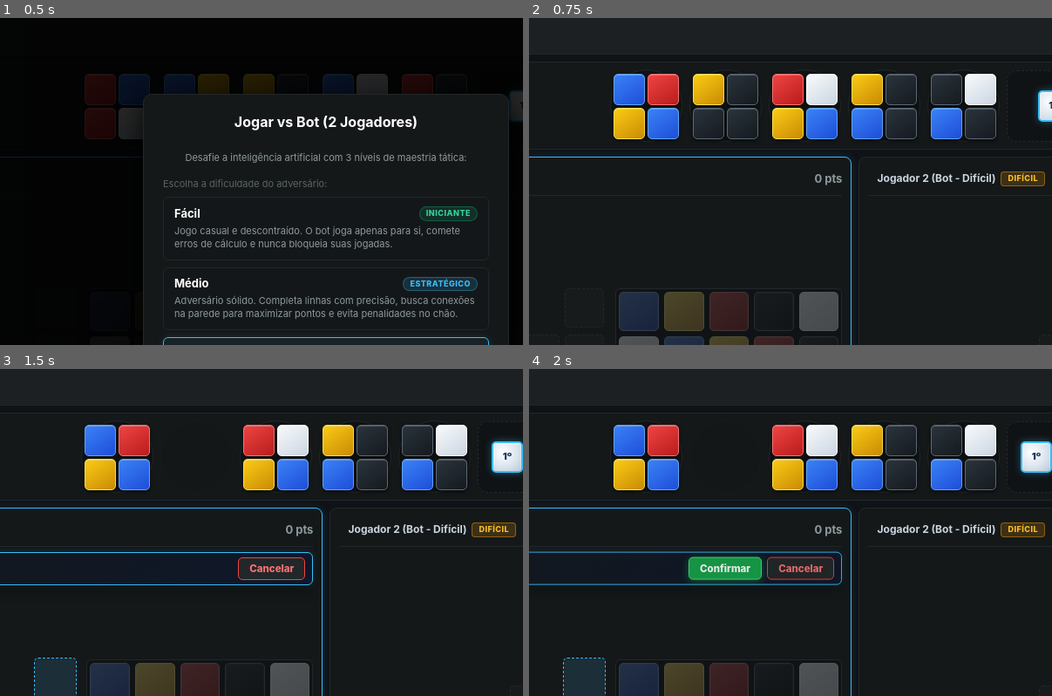
Above: before the commit, frames 1-4 (two rows, left to right).
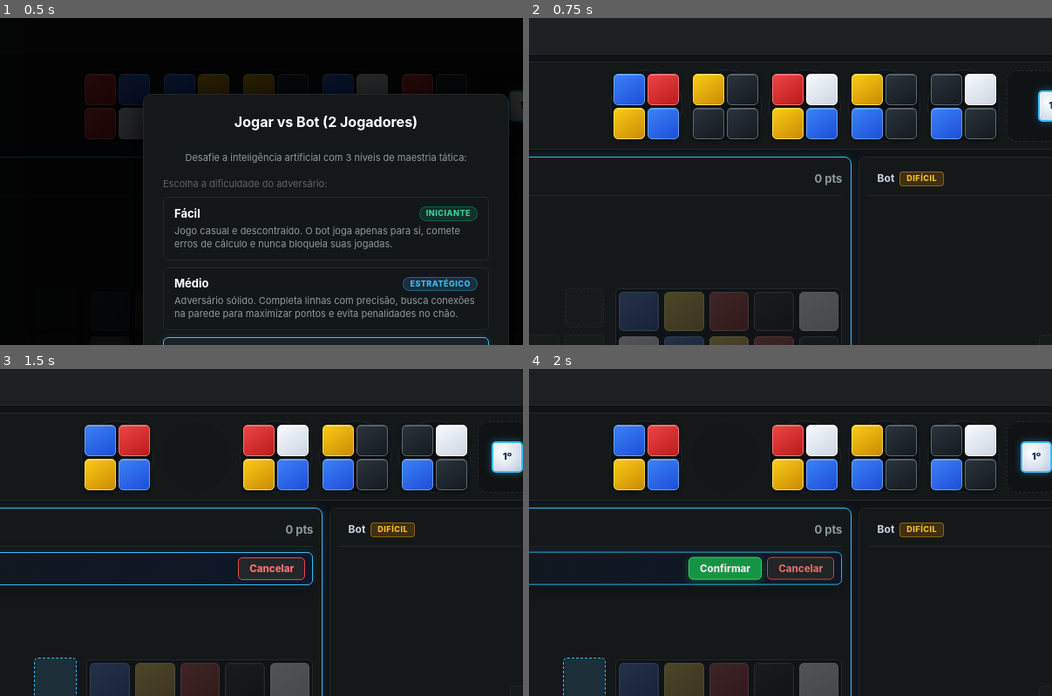
Above: after the commit, the same moments.

Repository: diogopereiraasp/tiles_game
Game: browser game, page index.html
Two runs of this game, one before a commit and one after it. Both use one fixed random seed, a clock stepped at 60 frames per second and the inputs below.
Inputs (mouse positions are % of the whole screen's width and height, from its top left):
- Up to frame 1 (0.5 s): click "Jogar vs Bot (2 Jogadores)" at 0.27 s
- Up to frame 2 (0.75 s): click "Iniciar Partida vs Bot" at 0.52 s
- Up to frame 3 (1.5 s): click (36, 16) at 1.27 s
- Up to frame 4 (2 s): click (18, 69) at 1.87 s
The pictures show only the part of the screen within x 19-69%, y 0-50%; the shares and areas given below are measured in that part.

Frame 1 is identical in both runs. In frame 2, 1.0% of the frame differs, in the area x 66-99%, y 46-52%; in frame 3, 1.0%; in frame 4, 1.0%.

Commit message:
feat: add local storage persistence for player names

Diff:
--- a/index.html
+++ b/index.html
@@ -1320,7 +1320,8 @@
     </div>
 
     <div class="header-ctrls">
-      <button id="chatHeaderBtn" class="btn-toggle" onclick="toggleChatWindow()" style="display: none; align-items: center; gap: 6px; position: relative;" title="Abrir Chat da Partida">
+      <button id="chatHeaderBtn" class="btn-toggle" onclick="toggleChatWindow()"
+        style="display: none; align-items: center; gap: 6px; position: relative;" title="Abrir Chat da Partida">
         <span>💬 Chat</span>
         <span id="chatHeaderBadge" class="chat-badge" style="display: none;">0</span>
       </button>
@@ -1446,7 +1447,8 @@
         Desafie a inteligência artificial com 3 níveis de maestria tática:
       </p>
 
-      <div style="font-size: 11px; color: var(--text-mid); margin-bottom: 8px;">Escolha a dificuldade do adversário:</div>
+      <div style="font-size: 11px; color: var(--text-mid); margin-bottom: 8px;">Escolha a dificuldade do adversário:
+      </div>
       <div class="bot-diff-cards" style="display: flex; flex-direction: column; gap: 8px; margin-bottom: 16px;">
         <!-- Fácil -->
         <div class="bot-diff-card" id="botDiffCard_easy" onclick="selectBotDifficulty('easy')">
@@ -1455,7 +1457,8 @@
             <span class="bot-diff-tag tag-easy">Iniciante</span>
           </div>
           <div class="bot-diff-desc">
-            Jogo casual e descontraído. O bot joga apenas para si, comete erros de cálculo e nunca bloqueia suas jogadas.
+            Jogo casual e descontraído. O bot joga apenas para si, comete erros de cálculo e nunca bloqueia suas
+            jogadas.
           </div>
         </div>
 
@@ -1466,7 +1469,8 @@
             <span class="bot-diff-tag tag-medium">Estratégico</span>
           </div>
           <div class="bot-diff-desc">
-            Adversário sólido. Completa linhas com precisão, busca conexões na parede para maximizar pontos e evita penalidades no chão.
+            Adversário sólido. Completa linhas com precisão, busca conexões na parede para maximizar pontos e evita
+            penalidades no chão.
           </div>
         </div>
 
@@ -1477,14 +1481,17 @@
             <span class="bot-diff-tag tag-hard">Mestre WSBG</span>
           </div>
           <div class="bot-diff-desc">
-            Baseado no campeão mundial Luca Allaria: joga pelo Delta Líquido (seus pontos + pontos negados), monta o cluster central 3x3, manipula a paridade para te despejar penalidades de chão e busca a iniciativa da próxima rodada.
+            Baseado no campeão mundial Luca Allaria: joga pelo Delta Líquido (seus pontos + pontos negados), monta o
+            cluster central 3x3, manipula a paridade para te despejar penalidades de chão e busca a iniciativa da
+            próxima rodada.
           </div>
         </div>
       </div>
 
       <div style="margin-bottom: 16px;">
         <div style="font-size: 11px; color: var(--text-mid); margin-bottom: 4px;">Seu Nome de Jogador:</div>
-        <input type="text" id="botPlayerNameInput" class="modal-name-input" placeholder="Seu nome no jogo" maxlength="15" value="Jogador 1">
+        <input type="text" id="botPlayerNameInput" class="modal-name-input" placeholder="Seu nome no jogo"
+          maxlength="15" value="Jogador 1">
       </div>
 
       <button class="btn-toggle btn-online"
@@ -1554,7 +1561,8 @@
   </div>
 
   <!-- Botão Flutuante e Janela do Chat Online (Exclusivo para partidas online) -->
-  <button id="chatFloatingBtn" class="chat-floating-btn" onclick="toggleChatWindow()" title="Abrir Chat da Partida" style="display: none;">
+  <button id="chatFloatingBtn" class="chat-floating-btn" onclick="toggleChatWindow()" title="Abrir Chat da Partida"
+    style="display: none;">
     💬
     <span id="chatFloatingBadge" class="chat-badge" style="display: none;">0</span>
   </button>
@@ -1573,9 +1581,11 @@
       <div class="chat-system-msg">Chat online conectado. Converse com os jogadores durante a partida!</div>
     </div>
     <form id="chatForm" class="chat-input-row" onsubmit="event.preventDefault(); sendChatMessage();">
-      <input type="text" id="chatInput" class="chat-input" placeholder="Digite uma mensagem..." maxlength="140" autocomplete="off">
+      <input type="text" id="chatInput" class="chat-input" placeholder="Digite uma mensagem..." maxlength="140"
+        autocomplete="off">
       <button type="submit" class="chat-send-btn" title="Enviar mensagem">
-        <svg width="14" height="14" viewBox="0 0 24 24" fill="none" stroke="currentColor" stroke-width="2.5" stroke-linecap="round" stroke-linejoin="round">
+        <svg width="14" height="14" viewBox="0 0 24 24" fill="none" stroke="currentColor" stroke-width="2.5"
+          stroke-linecap="round" stroke-linejoin="round">
           <line x1="22" y1="2" x2="11" y2="13"></line>
           <polygon points="22 2 15 22 11 13 2 9 22 2"></polygon>
         </svg>
@@ -1825,7 +1835,81 @@
 
     let selectedLocalCount = 2;
 
+    // Persistência de nomes dos jogadores no LocalStorage
+    function loadSavedPlayerNames() {
+      try {
+        const p1 = localStorage.getItem('azul_name_local_1');
+        const p2 = localStorage.getItem('azul_name_local_2');
+        const p3 = localStorage.getItem('azul_name_local_3');
+        const p4 = localStorage.getItem('azul_name_local_4');
+        const botP = localStorage.getItem('azul_name_bot');
+        const onlineP = localStorage.getItem('azul_name_online');
+
+        const elP1 = document.getElementById('localNameP1');
+        const elP2 = document.getElementById('localNameP2');
+        const elP3 = document.getElementById('localNameP3');
+        const elP4 = document.getElementById('localNameP4');
+        const elBot = document.getElementById('botPlayerNameInput');
+        const elOnline = document.getElementById('onlineMyNameInput');
+
+        if (elP1 && p1) elP1.value = p1;
+        if (elP2 && p2) elP2.value = p2;
+        if (elP3 && p3) elP3.value = p3;
+        if (elP4 && p4) elP4.value = p4;
+
+        if (elBot) {
+          if (botP) elBot.value = botP;
+          else if (p1) elBot.value = p1;
+        }
+
+        if (elOnline) {
+          if (onlineP) elOnline.value = onlineP;
+          else if (p1) elOnline.value = p1;
+        }
+      } catch (e) {
+        console.warn('Erro ao carregar nomes do storage:', e);
+      }
+    }
+
+    function savePlayerNamesToStorage() {
+      try {
+        const elP1 = document.getElementById('localNameP1');
+        const elP2 = document.getElementById('localNameP2');
+        const elP3 = document.getElementById('localNameP3');
+        const elP4 = document.getElementById('localNameP4');
+        const elBot = document.getElementById('botPlayerNameInput');
+        const elOnline = document.getElementById('onlineMyNameInput');
+
+        if (elP1 && elP1.value.trim()) localStorage.setItem('azul_name_local_1', elP1.value.trim());
+        if (elP2 && elP2.value.trim()) localStorage.setItem('azul_name_local_2', elP2.value.trim());
+        if (elP3 && elP3.value.trim()) localStorage.setItem('azul_name_local_3', elP3.value.trim());
+        if (elP4 && elP4.value.trim()) localStorage.setItem('azul_name_local_4', elP4.value.trim());
+        if (elBot && elBot.value.trim()) localStorage.setItem('azul_name_bot', elBot.value.trim());
+        if (elOnline && elOnline.value.trim()) localStorage.setItem('azul_name_online', elOnline.value.trim());
+      } catch (e) {
+        console.warn('Erro ao salvar nomes no storage:', e);
+      }
+    }
+
+    function setupPlayerNameStorageListeners() {
+      const ids = ['localNameP1', 'localNameP2', 'localNameP3', 'localNameP4', 'botPlayerNameInput', 'onlineMyNameInput'];
+      ids.forEach(id => {
+        const el = document.getElementById(id);
+        if (el) {
+          el.removeEventListener('input', savePlayerNamesToStorage);
+          el.removeEventListener('change', savePlayerNamesToStorage);
+          el.addEventListener('input', savePlayerNamesToStorage);
+          el.addEventListener('change', savePlayerNamesToStorage);
+        }
+      });
+    }
+
+    // Executa imediatamente para preencher inputs se o DOM já estiver pronto
+    loadSavedPlayerNames();
+    setupPlayerNameStorageListeners();
+
     function openLocalModal() {
+      loadSavedPlayerNames();
       document.getElementById('mainMenuModal').style.display = 'none';
       const modal = document.getElementById('localModal');
       if (modal) modal.style.display = 'flex';
@@ -1853,6 +1937,7 @@
     }
 
     function startConfiguredLocalGame() {
+      savePlayerNamesToStorage();
       const modal = document.getElementById('localModal');
       if (modal) modal.style.display = 'none';
       const names = [];
@@ -1871,6 +1956,7 @@
     }
 
     function openBotModal() {
+      loadSavedPlayerNames();
       document.getElementById('mainMenuModal').style.display = 'none';
       const modal = document.getElementById('botModal');
       if (modal) {
@@ -1897,6 +1983,7 @@
     }
 
     function startConfiguredBotGame() {
+      savePlayerNamesToStorage();
       const input = document.getElementById('botPlayerNameInput');
       const p1Name = (input && input.value.trim()) ? input.value.trim() : 'Jogador 1';
       const modal = document.getElementById('botModal');
@@ -1917,7 +2004,7 @@
       updateChatVisibility();
       const diffLabel = getBotDifficultyLabel(botDifficulty);
       updateP2PBadge('offline', `vs Bot (${diffLabel})`);
-      initGame([p1Name, `Jogador 2 (Bot - ${diffLabel})`]);
+      initGame([p1Name, 'Bot']);
       saveSessionToStorage();
     }
 
@@ -1984,6 +2071,7 @@
     }
 
     function p2pCreateRoom() {
+      savePlayerNamesToStorage();
       const roomInfo = document.getElementById('hostRoomInfo');
       const roomCodeEl = document.getElementById('myRoomCode');
       roomCodeEl.textContent = '----';
@@ -2107,6 +2195,7 @@
     }
 
     function p2pJoinRoom() {
+      savePlayerNamesToStorage();
       let code = document.getElementById('roomCodeInput').value.trim();
       if (!code) {
         alert('Digite o código de 4 dígitos da sala.');
@@ -2413,6 +2502,7 @@
     }
 
     function openMultiplayerModal() {
+      loadSavedPlayerNames();
       document.getElementById('mainMenuModal').style.display = 'none';
       document.getElementById('multiplayerModal').style.display = 'flex';
     }
@@ -2623,7 +2713,7 @@
         broadcastP2P({ type: 'SYNC_STATE', state: getFullGameState() });
       } else if (isBotMode) {
         const p1Name = (players && players[0] && players[0].name) ? players[0].name : 'Jogador 1';
-        initGame([p1Name, `Jogador 2 (Bot - ${getBotDifficultyLabel(botDifficulty)})`]);
+        initGame([p1Name, 'Bot']);
       } else {
         const names = players ? players.map(p => p.name) : null;
         initGame(names);
@@ -2688,8 +2778,8 @@
 
       players = [];
       for (let i = 0; i < playerCount; i++) {
-        let pName = (names && names[i]) ? names[i] : `Jogador ${i + 1}`;
-        if (isBotMode && i === 1) pName = (names && names[1]) ? names[1] : `Jogador 2 (Bot - ${getBotDifficultyLabel(botDifficulty)})`;
+        let pName = (names && names[i]) ? names[i] : (localStorage.getItem(`azul_name_local_${i + 1}`) || `Jogador ${i + 1}`);
+        if (isBotMode && i === 1) pName = 'Bot';
         players.push({
           id: i,
           name: pName,
@@ -3629,7 +3719,7 @@
           ${sorted.map((p, idx) => {
         const isWinner = idx === 0;
         const rankLabel = isWinner ? '1º' : `${idx + 1}º`;
-        const name = p.name || ((isBotMode && p.id === 1) ? `Jogador 2 (Bot - ${getBotDifficultyLabel(botDifficulty)})` : `Jogador ${p.id + 1}`);
+        const name = p.name || ((isBotMode && p.id === 1) ? 'Bot' : `Jogador ${p.id + 1}`);
         const boardPts = (p.boardScore !== undefined) ? p.boardScore : (p.score - (p.finalBonus || 0));
         const lBonus = p.lineBonus || 0;
         const cBonus = p.colBonus || 0;
@@ -3787,7 +3877,7 @@
         card.className = `player-card ${isCurrentTurn ? 'active-turn' : ''}`;
 
         const isMe = (isP2P && myP2PIndex !== null && p.id === myP2PIndex);
-        const baseName = p.name || ((isBotMode && p.id === 1) ? `Jogador 2 (Bot - ${getBotDifficultyLabel(botDifficulty)})` : `Jogador ${p.id + 1}`);
+        const baseName = p.name || ((isBotMode && p.id === 1) ? 'Bot' : `Jogador ${p.id + 1}`);
         let playerTitle = isMe ? `${baseName} (Você)` : baseName;
         if (isBotMode && p.id === 1) {
           playerTitle = `<span class="player-name">${baseName}</span><span class="bot-level-badge bot-level-${botDifficulty}">${getBotDifficultyLabel(botDifficulty)}</span>`;
@@ -4057,6 +4147,10 @@
 
     // Inicialização e checagem de parâmetros de URL (?sala=...)
     window.onload = () => {
+      // 0. Carrega nomes de jogadores salvos no storage e inicializa listeners
+      loadSavedPlayerNames();
+      setupPlayerNameStorageListeners();
+
       // 1. Tenta restaurar sessão salva (reload/F5)
       const restored = restoreSessionFromStorage();
       if (restored) return;
